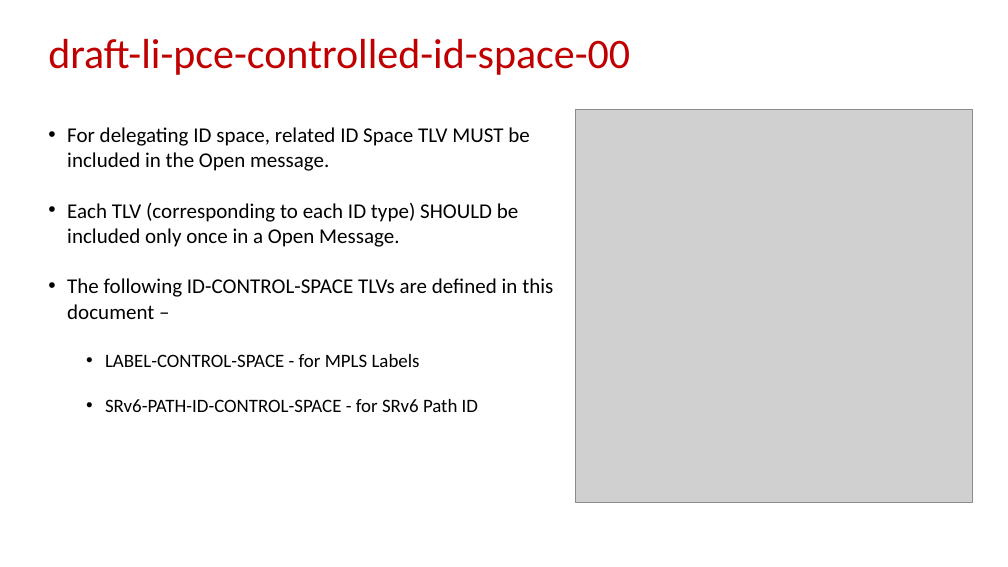
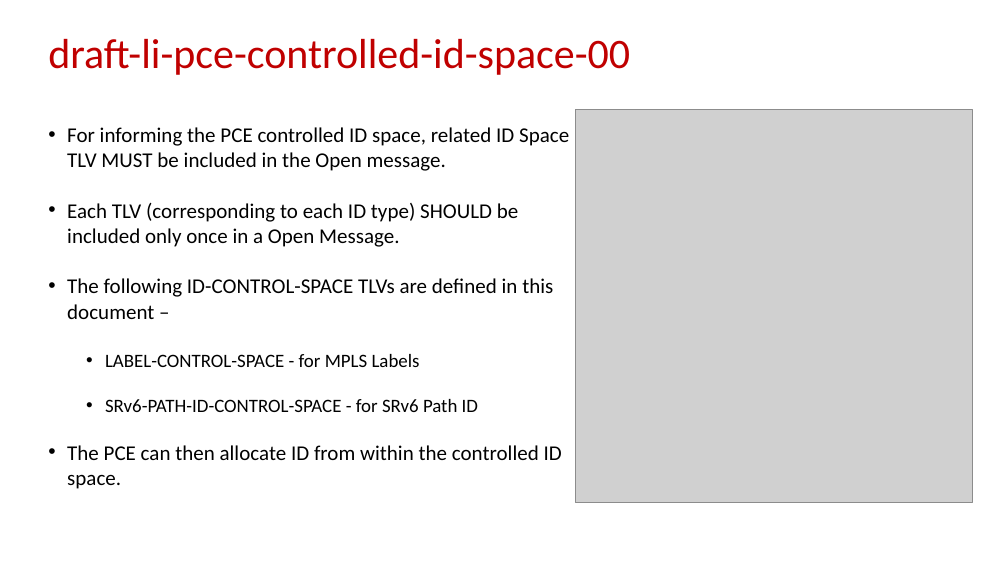
Before and after one commit to dhruvdhody-huawei/102, a slide deck: slide 5 of IETF-102-PCE-Path-Segment-in-PCEP.pptx. Drawn at 1008x567 pixels with LibreOffice and Linux fonts; fonts in the diff are those of the drawing; grey boxes stand for pictures. Boxes give left, top, right and bottom in pixels: in the first picture for what was removed or moved away, otherwise in the second. Text is boxed around its words. In the diff, an @@ line names an element or a change of style, - is before the commit and + after.

```diff
--- a/IETF-102-PCE-Path-Segment-in-PCEP.pptx
+++ b/IETF-102-PCE-Path-Segment-in-PCEP.pptx
@@ text at [67, 127, 569, 171]: text changed @@
-• For delegating ID space, related ID Space TLV MUST be included in the Open message.
+• For informing the PCE controlled ID space, related ID Space TLV MUST be included in the Open message.
@@ text at [67, 445, 562, 489]: paragraph added @@
+• The PCE can then allocate ID from within the controlled ID space.
```
Also in this commit, not shown: 8 other slides changed.
